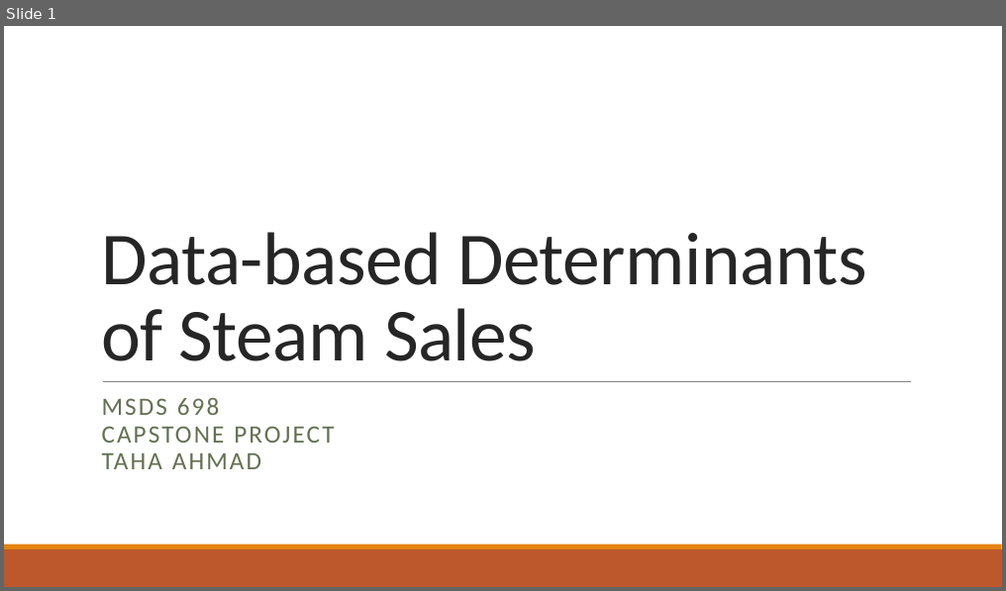
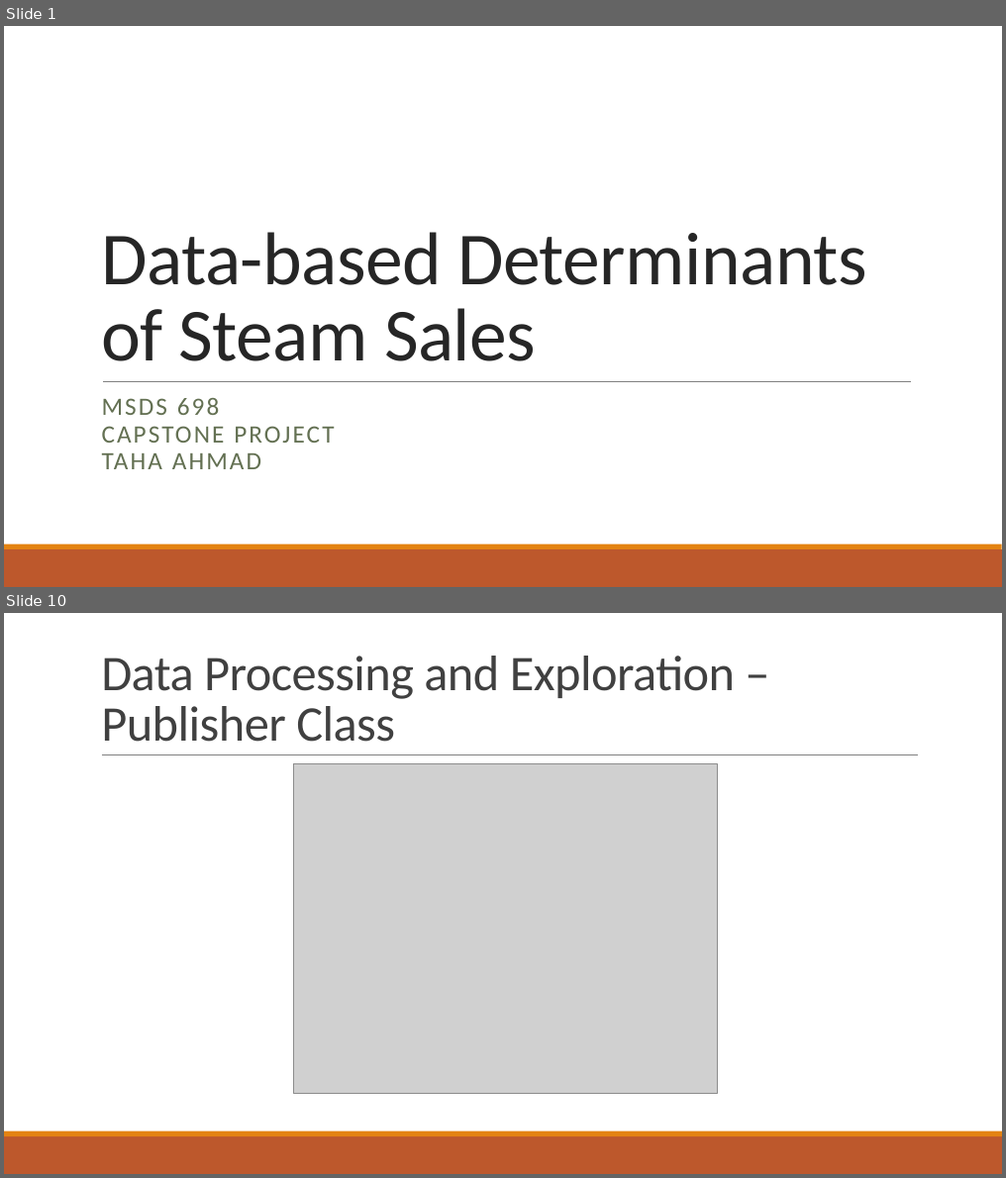
Before and after one commit to abnormalPotassium/SteamSalesModeling, a slide deck: Ahmad_698Capstone_SteamSales.pptx. Shown one above the other, each under a label of ours: slide 1 before the commit, slides 1 and 10 after it; the slides between them are not shown. The pictures are 1006x591 and 1006x1178 pixels, drawn with LibreOffice and Linux fonts; fonts in the diff are those of the drawing; grey boxes stand for pictures. Boxes give left, top, right and bottom in pixels: in the first picture for what was removed or moved away, otherwise in the second. Text is boxed around its words. In the diff, an @@ line names an element or a change of style, - is before the commit and + after.

```diff
--- a/Ahmad_698Capstone_SteamSales.pptx
+++ b/Ahmad_698Capstone_SteamSales.pptx
@@ slide 10 added at (4,613,1002,1174), background #FFFFFF; not listed: 2 template elements that a slide beside it also shows @@
@@ title added at (101,656,735,742), 48 pt, text #404040 @@
+Data Processing and Exploration – Publisher Class
@@ line added from (102, 756) to (918, 756), #808080 0.5 pt @@
@@ picture added at (294,764,718,1093) @@
```
Also in this commit, not shown: 16 other slides added, 2 other files.
